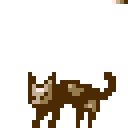
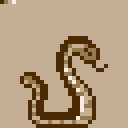
Two versions of the same layered image (w=128, h=128). Layer-by-layer changes:
painted on "colors" over (x1=0, y1=0, x2=128, y2=4)
added layer "Layer 2" above "snake" over (x1=32, y1=36, x2=92, y2=120)
added layer "snake" above "diny" over (x1=20, y1=36, x2=108, y2=128)
hid "diny", painted on it over (x1=12, y1=72, x2=116, y2=128)
showed "Layer 1" over (x1=0, y1=0, x2=128, y2=128)
